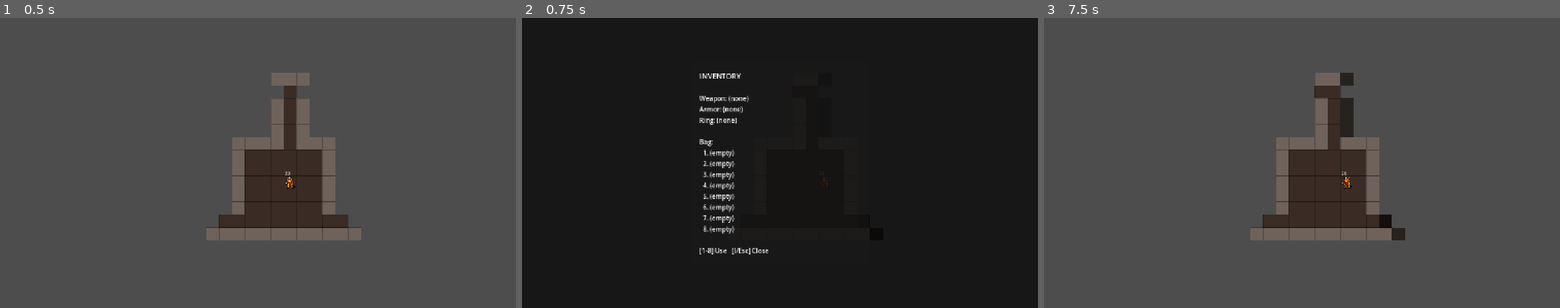
Above: before the commit, frames 1-3 (left to right).
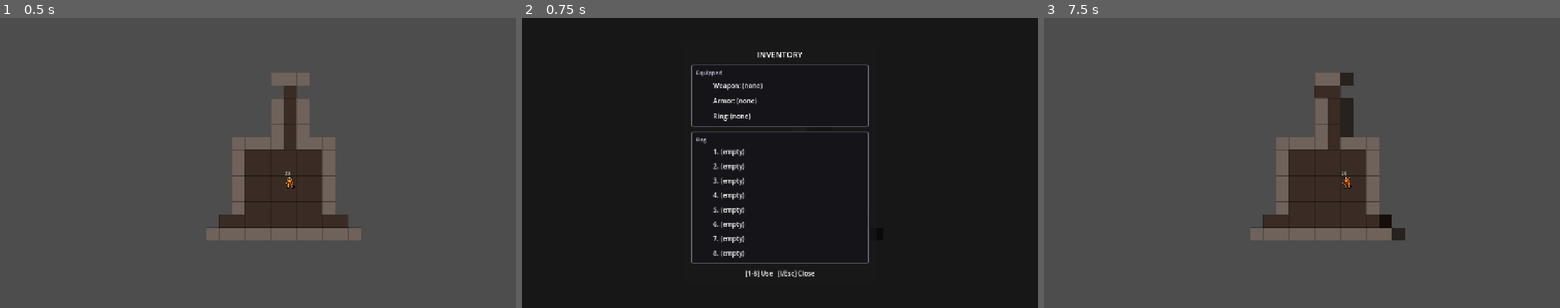
Above: after the commit, the same moments.

Repository: NicolasDeNigris91/Public_Roguelike
Game: Godot game, scene res://scenes/main.tscn
Same seed, same stepped clock (60 frames per second), same inputs: the game is played once before the commit and once after it.
Inputs:
- Up to frame 1 (0.5 s): no input
- Up to frame 2 (0.75 s): tap Enter at 0.5 s; hold Right from 0.53 s (still down); tap I at 0.6 s
- Up to frame 3 (7.5 s): tap Space at 1.25, 2.75, 4.25 s; release Right at 1.28 s; hold Down 1.28-2.03 s; tap 1 at 1.35 s; tap Enter at 2, 3.5 s; hold Right 2.03-2.78 s; tap 2 at 2.1 s; hold Up 2.78-3.53 s; tap 3 at 2.85 s; hold Left 3.53-5.03 s; tap 4 at 3.6 s; tap 5 at 4.35 s; hold Down 5.03-5.78 s; tap 6 at 5.1 s; hold Right 5.78-6.53 s; tap 7 at 5.85 s; hold Up 6.53-7.28 s; tap 8 at 6.6 s; hold Right from 7.28 s (still down); tap I at 7.35 s

Frame 1 is identical in both runs. In frame 2, 3.0% of the frame differs, in the area x 32-68%, y 11-90%; in frame 3, nothing differs.

Commit message:
feat: redesign inventory UI with icons and section panels

Diff:
--- a/scenes/inventory_ui.tscn
+++ b/scenes/inventory_ui.tscn
@@ -1,6 +1,22 @@
-[gd_scene load_steps=2 format=3]
+[gd_scene load_steps=3 format=3]
 
 [ext_resource type="Script" path="res://scripts/inventory_ui.gd" id="1_ui"]
+
+[sub_resource type="StyleBoxFlat" id="StyleBoxFlat_section"]
+bg_color = Color(0.08, 0.08, 0.1, 0.95)
+border_width_left = 2
+border_width_top = 2
+border_width_right = 2
+border_width_bottom = 2
+border_color = Color(0.4, 0.4, 0.45, 1)
+corner_radius_top_left = 4
+corner_radius_top_right = 4
+corner_radius_bottom_right = 4
+corner_radius_bottom_left = 4
+content_margin_left = 12.0
+content_margin_top = 10.0
+content_margin_right = 12.0
+content_margin_bottom = 10.0
 
 [node name="InventoryUI" type="CanvasLayer"]
 layer = 10
@@ -27,10 +43,10 @@
 anchor_top = 0.5
 anchor_right = 0.5
 anchor_bottom = 0.5
-offset_left = -220.0
-offset_top = -240.0
-offset_right = 220.0
-offset_bottom = 240.0
+offset_left = -240.0
+offset_top = -260.0
+offset_right = 240.0
+offset_bottom = 260.0
 grow_horizontal = 2
 grow_vertical = 2
 
@@ -43,3 +59,31 @@
 
 [node name="VBoxContainer" type="VBoxContainer" parent="Control/PanelContainer/MarginContainer"]
 layout_mode = 2
+theme_override_constants/separation = 12
+
+[node name="TitleLabel" type="Label" parent="Control/PanelContainer/MarginContainer/VBoxContainer"]
+layout_mode = 2
+theme_override_font_sizes/font_size = 20
+text = "INVENTORY"
+horizontal_alignment = 1
+
+[node name="EquippedPanel" type="PanelContainer" parent="Control/PanelContainer/MarginContainer/VBoxContainer"]
+layout_mode = 2
+theme_override_styles/panel = SubResource("StyleBoxFlat_section")
+
+[node name="EquippedVBox" type="VBoxContainer" parent="Control/PanelContainer/MarginContainer/VBoxContainer/EquippedPanel"]
+layout_mode = 2
+theme_override_constants/separation = 6
+
+[node name="BagPanel" type="PanelContainer" parent="Control/PanelContainer/MarginContainer/VBoxContainer"]
+layout_mode = 2
+theme_override_styles/panel = SubResource("StyleBoxFlat_section")
+
+[node name="BagVBox" type="VBoxContainer" parent="Control/PanelContainer/MarginContainer/VBoxContainer/BagPanel"]
+layout_mode = 2
+theme_override_constants/separation = 4
+
+[node name="HintLabel" type="Label" parent="Control/PanelContainer/MarginContainer/VBoxContainer"]
+layout_mode = 2
+text = "[1-8] Use   [I/Esc] Close"
+horizontal_alignment = 1
--- a/scripts/inventory_ui.gd
+++ b/scripts/inventory_ui.gd
@@ -4,7 +4,11 @@
 signal item_used(slot_index: int)
 signal closed
 
-@onready var content: VBoxContainer = $Control/PanelContainer/MarginContainer/VBoxContainer
+const ICON_SIZE: int = 32
+const SECTION_HEADER_FONT_SIZE: int = 14
+
+@onready var equipped_vbox: VBoxContainer = $Control/PanelContainer/MarginContainer/VBoxContainer/EquippedPanel/EquippedVBox
+@onready var bag_vbox: VBoxContainer = $Control/PanelContainer/MarginContainer/VBoxContainer/BagPanel/BagVBox
 
 var player: Player
 
@@ -20,56 +24,66 @@
 	closed.emit()
 
 func refresh() -> void:
-	if player == null or content == null:
+	if player == null or equipped_vbox == null or bag_vbox == null:
 		return
-	for child in content.get_children():
+
+	for child in equipped_vbox.get_children():
+		child.queue_free()
+	for child in bag_vbox.get_children():
 		child.queue_free()
 
-	_add_label("INVENTORY", 18)
-	_add_label("")
+	var inv := player.inventory
 
-	var inv := player.inventory
-	var weapon_text: String
+	_add_section_header(equipped_vbox, "Equipped")
+
 	if inv.weapon != null:
-		weapon_text = "Weapon: %s (+%d ATK)" % [inv.weapon.display_name, inv.weapon.atk_bonus]
+		_add_item_row(equipped_vbox, inv.weapon.texture, "%s (+%d ATK)" % [inv.weapon.display_name, inv.weapon.atk_bonus])
 	else:
-		weapon_text = "Weapon: (none)"
+		_add_item_row(equipped_vbox, null, "Weapon: (none)")
 
-	var armor_text: String
 	if inv.armor != null:
-		armor_text = "Armor: %s (+%d DEF)" % [inv.armor.display_name, inv.armor.def_bonus]
+		_add_item_row(equipped_vbox, inv.armor.texture, "%s (+%d DEF)" % [inv.armor.display_name, inv.armor.def_bonus])
 	else:
-		armor_text = "Armor: (none)"
+		_add_item_row(equipped_vbox, null, "Armor: (none)")
 
-	var ring_text: String
 	if inv.ring != null:
-		ring_text = "Ring: %s (+%d max HP)" % [inv.ring.display_name, inv.ring.max_hp_bonus]
+		_add_item_row(equipped_vbox, inv.ring.texture, "%s (+%d max HP)" % [inv.ring.display_name, inv.ring.max_hp_bonus])
 	else:
-		ring_text = "Ring: (none)"
+		_add_item_row(equipped_vbox, null, "Ring: (none)")
 
-	_add_label(weapon_text)
-	_add_label(armor_text)
-	_add_label(ring_text)
-	_add_label("")
-	_add_label("Bag:")
+	_add_section_header(bag_vbox, "Bag")
 
 	for i in range(Inventory.BAG_SIZE):
-		var line: String
 		if i < inv.bag.size():
-			line = "  %d. %s" % [i + 1, inv.bag[i].display_name]
+			var item: Item = inv.bag[i]
+			_add_item_row(bag_vbox, item.texture, "%d. %s" % [i + 1, item.display_name])
 		else:
-			line = "  %d. (empty)" % (i + 1)
-		_add_label(line)
+			_add_item_row(bag_vbox, null, "%d. (empty)" % (i + 1))
 
-	_add_label("")
-	_add_label("[1-8] Use   [I/Esc] Close")
-
-func _add_label(text: String, font_size: int = 0) -> void:
+func _add_section_header(parent: VBoxContainer, text: String) -> void:
 	var label := Label.new()
 	label.text = text
-	if font_size > 0:
-		label.add_theme_font_size_override("font_size", font_size)
-	content.add_child(label)
+	label.add_theme_font_size_override("font_size", SECTION_HEADER_FONT_SIZE)
+	label.modulate = Color(0.8, 0.8, 0.9, 1.0)
+	parent.add_child(label)
+
+func _add_item_row(parent: VBoxContainer, texture: Texture2D, text: String) -> void:
+	var row := HBoxContainer.new()
+	row.add_theme_constant_override("separation", 10)
+
+	var icon := TextureRect.new()
+	icon.custom_minimum_size = Vector2(ICON_SIZE, ICON_SIZE)
+	icon.expand_mode = TextureRect.EXPAND_FIT_HEIGHT_PROPORTIONAL
+	icon.stretch_mode = TextureRect.STRETCH_KEEP_ASPECT_CENTERED
+	icon.texture = texture
+	row.add_child(icon)
+
+	var label := Label.new()
+	label.text = text
+	label.vertical_alignment = VERTICAL_ALIGNMENT_CENTER
+	row.add_child(label)
+
+	parent.add_child(row)
 
 func _unhandled_input(event: InputEvent) -> void:
 	if not visible:
